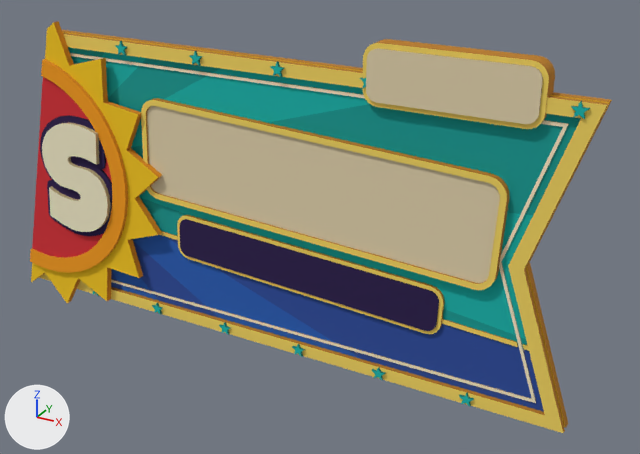
Before and after pictures for a commit that changed the glTF model kit/models/vs_half_r.glb.
Rendered twice from a camera (50 mm lens) standing at (7.24, -6.9, 3.34) and looking at (3.4, 0.07, -0.14). Every picture has the same lights, and +X, +Y and +Z are marked at lower left. The first picture is the older version. Vertices at exactly the same position are counted once.

Names of what the first picture shows: 'medallion', 'plaque', 'round_tab', 'steam_strip', 'vs_half_r'.
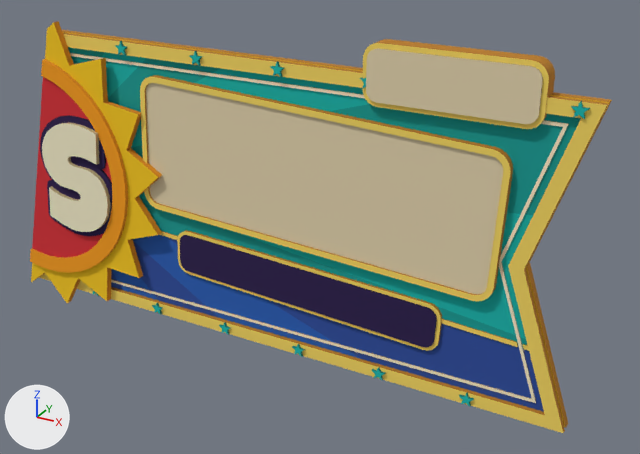
Changed parts and their boxes [x1, y1, x2, y2] in the pictures (640 x 454 px; the box of a moved part takes in the faces that stretch with it):
'steam_strip', moved: before [177, 215, 444, 334]; after [177, 230, 442, 351]
part 1 of me_plaque, moved or reshaped: before [151, 182, 489, 283]; after [150, 191, 487, 294]
part 2 of me_plaque, moved or reshaped: before [147, 106, 500, 197]; after [146, 83, 503, 285]
part 3 of me_vs_half_r, moved or reshaped: before [141, 114, 159, 194]; after [140, 92, 159, 204]
part 4 of me_vs_half_r, moved or reshaped: before [149, 193, 509, 290]; after [150, 171, 513, 302]
part 5 of me_vs_half_r, moved or reshaped: before [141, 98, 509, 200]; after [140, 75, 513, 173]

The change, as a diff of the scene's bpy script:
```diff
--- a/kit/models/vs_half_r.glb.py
+++ b/kit/models/vs_half_r.glb.py
@@ me_plaque @@
 # used by ob_plaque; location = (3.38, -0.17, 0.34)
-me_plaque.from_pydata(...)  # 48 vertices, 92 faces; spans x -1.87..1.87, y 0.0..0.05, z -0.56..0.56
+me_plaque.from_pydata(...)  # 48 vertices, 92 faces; spans x -1.88..1.88, y 0.0..0.05, z -0.74..0.74
+# me_plaque part 1: all 24 vertices in x -1.87..1.83, y 0.0..0.05, z -0.56..-0.26 are moved by (-0.01, 0.0, -0.17)
+# me_plaque part 2: all 24 vertices in x -1.83..1.87, y 0.0..0.05, z 0.26..0.56 are moved by (0.01, 0.0, 0.17)
 me_plaque.materials.append(mat_palette)
@@ me_vs_half_r @@
 me_vs_half_r.from_pydata(...)  # 978 vertices, 1862 faces; spans x -0.37..6.0, y -0.19..0.0, z -1.5..1.51
 # used by ob_vs_half_r; location = (0.0, 0.0, 0.0)
+# me_vs_half_r part 3: all 32 vertices in x 1.45..1.63, y -0.19..-0.12, z -0.1..0.08 are moved by (-0.01, 0.0, -0.11)
+# me_vs_half_r part 4: all 32 vertices in x 5.08..5.27, y -0.19..-0.12, z -0.28..-0.11 are moved by (-0.01, 0.0, -0.11)
+# me_vs_half_r part 5: all 64 vertices in x 1.49..5.31, y -0.19..-0.12, z 0.6..0.96 are moved by (0.01, 0.0, 0.23)
 me_vs_half_r.materials.append(mat_palette)
@@ ob_steam_strip @@
 ob_steam_strip = bpy.data.objects.new('steam_strip', me_steam_strip)
-ob_steam_strip.location = (3.303, -0.165, -0.557)
+ob_steam_strip.location = (3.29, -0.165, -0.737)
```
